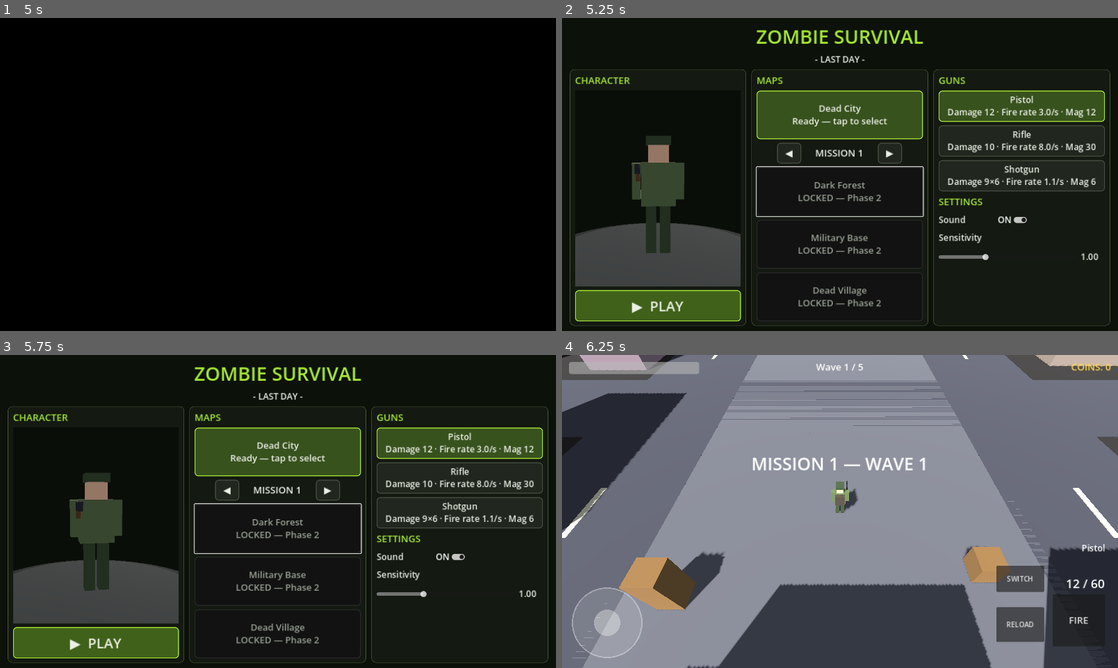
Above: before the commit, frames 1-4 (two rows, left to right).
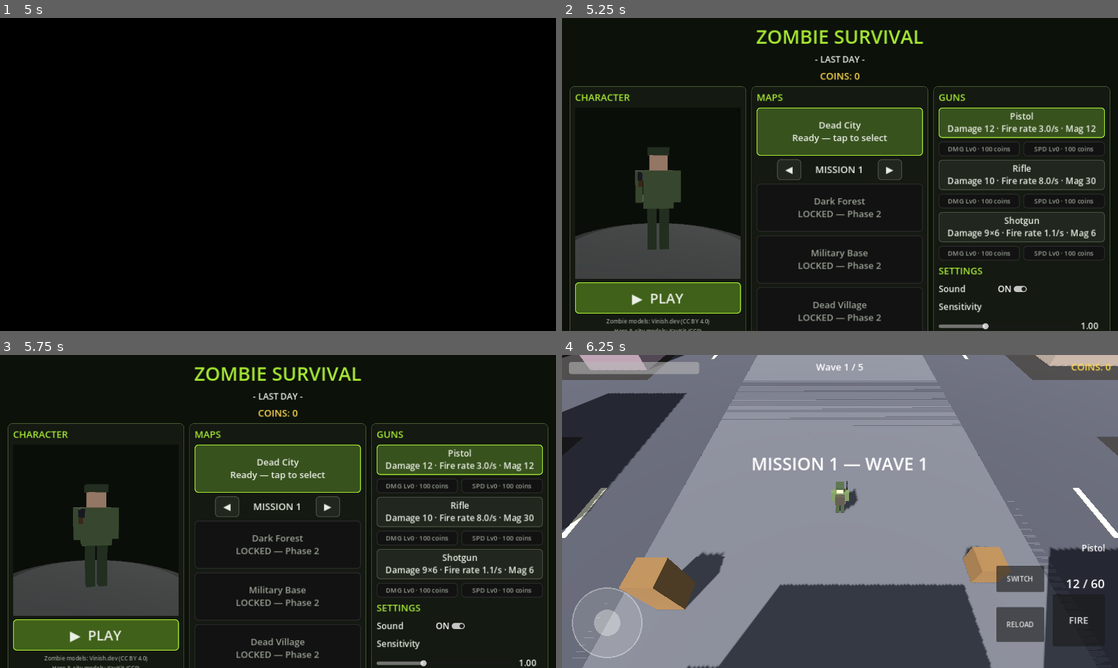
Above: after the commit, the same moments.

Repository: yousafj-dev/zombie-survival-game
Game: Godot game, scene res://scenes/title_screen.tscn
The game is run twice, just before and just after one commit, with the same random seed, the same clock (stepped at 60 frames per second) and the same inputs.
Inputs (mouse positions are in pixels of both pictures, inside the frame that each line leads up to):
- Up to frame 1 (5 s): move the mouse to (400, 158) at 0.52 s; hold D 0.53-1.25 s; hold R 0.53-1.25 s; click (400, 158) at 0.67 s; tap Space at 0.77, 2.75, 3.77, 4.25 s; drag from (166, 190) to (250, 237) at 1.27 s; tap Enter at 2, 3.5 s; move the mouse to (333, 105) at 2.02 s; hold D 2.03-2.75 s; hold R 2.03-2.75 s; drag from (250, 237) to (111, 127) at 2.77 s; move the mouse to (444, 221) at 3.52 s; hold A 3.53-4.25 s; hold R 3.53-4.25 s; drag from (111, 127) to (194, 96) at 4.27 s
- Up to frame 2 (5.25 s): tap Enter at 5 s; move the mouse to (867, 174) at 5.02 s; hold S from 5.03 s (still down); hold R from 5.03 s (still down); click (867, 174) at 5.17 s
- Up to frame 3 (5.75 s): keep holding S; keep holding R
- Up to frame 4 (6.25 s): release S at 5.75 s; release R at 5.75 s; click "▶ PLAY" at 5.75 s

Frame 1 is identical in both runs. In frame 2, 17% of the frame differs, in the area x 1-99%, y 16-100%; in frame 3, 17%; in frame 4, less than 0.1%.

Commit message:
Rebuild: scripts/main_menu.gd

Diff:
--- a/scripts/main_menu.gd
+++ b/scripts/main_menu.gd
@@ -35,7 +35,9 @@
 var _selected_mission: int = 1
 var _highest_mission: int = 1
 var _mission_label: Label
+var _coins_label: Label
 var _gun_buttons: Dictionary = {}
+var _upgrade_buttons: Dictionary = {}
 var _map_buttons: Dictionary = {}
 var _showcase: Node = null
 var _sound_check: CheckButton
@@ -79,6 +81,14 @@
 	subtitle.add_theme_font_size_override("font_size", 20)
 	subtitle.add_theme_color_override("font_color", COL_TEXT)
 	root.add_child(subtitle)
+
+	_coins_label = Label.new()
+	_coins_label.name = "CoinsLabel"
+	_coins_label.text = "COINS: 0"
+	_coins_label.horizontal_alignment = HORIZONTAL_ALIGNMENT_CENTER
+	_coins_label.add_theme_font_size_override("font_size", 22)
+	_coins_label.add_theme_color_override("font_color", Color(1.0, 0.85, 0.3))
+	root.add_child(_coins_label)
 
 	var columns := HBoxContainer.new()
 	columns.add_theme_constant_override("separation", 12)
@@ -173,6 +183,14 @@
 	play.add_theme_color_override("font_pressed_color", COL_TEXT)
 	play.pressed.connect(_on_play_pressed)
 	v.add_child(play)
+
+	var credits := Label.new()
+	credits.name = "CreditsLabel"
+	credits.text = "Zombie models: Vinish.dev (CC BY 4.0)\nHero & city models: KayKit (CC0)"
+	credits.horizontal_alignment = HORIZONTAL_ALIGNMENT_CENTER
+	credits.add_theme_font_size_override("font_size", 13)
+	credits.add_theme_color_override("font_color", COL_DIM)
+	v.add_child(credits)
 	return panel
 
 func _build_maps_column() -> PanelContainer:
@@ -251,21 +269,17 @@
 	var v := _column(panel)
 	v.add_child(_header("GUNS"))
 	for id in Weapons.ORDER:
-		var data := Weapons.get_weapon(id)
-		var dmg := str(int(data["damage"]))
-		if int(data["pellets"]) > 1:
-			dmg += "×" + str(int(data["pellets"]))
 		var b := Button.new()
 		b.name = "GunButton_" + id
 		b.toggle_mode = true
-		b.custom_minimum_size = Vector2(0, 72)
+		b.custom_minimum_size = Vector2(0, 64)
 		b.add_theme_font_size_override("font_size", 20)
-		b.text = "%s\nDamage %s · Fire rate %.1f/s · Mag %d" % [
-			str(data["name"]), dmg, float(data["fire_rate"]), int(data["magazine"])]
 		_style_card(b)
 		b.pressed.connect(_on_gun_pressed.bind(id))
 		_gun_buttons[id] = b
 		v.add_child(b)
+		v.add_child(_build_upgrade_row(id))
+	_refresh_gun_cards()
 
 	v.add_child(_header("SETTINGS"))
 
@@ -314,6 +328,72 @@
 	v.add_child(sens_row)
 	return panel
 
+# --- coins & upgrades ------------------------------------------------------
+
+func _build_upgrade_row(id: String) -> HBoxContainer:
+	var row := HBoxContainer.new()
+	row.name = "UpgradeRow_" + id
+	row.add_theme_constant_override("separation", 8)
+	for stat in ["damage", "fire_rate"]:
+		var b := Button.new()
+		b.name = "Upgrade_" + id + "_" + stat
+		b.custom_minimum_size = Vector2(0, 32)
+		b.size_flags_horizontal = Control.SIZE_EXPAND_FILL
+		b.add_theme_font_size_override("font_size", 15)
+		_style_card(b)
+		b.pressed.connect(_on_upgrade_pressed.bind(id, stat))
+		_upgrade_buttons[id + "_" + stat] = b
+		row.add_child(b)
+	return row
+
+func _refresh_coins() -> void:
+	if _coins_label != null:
+		_coins_label.text = "COINS: %d" % Wallet.get_coins()
+
+func _refresh_gun_cards() -> void:
+	for id in Weapons.ORDER:
+		if not _gun_buttons.has(id):
+			continue
+		var data := Weapons.get_upgraded(id)
+		var dmg := str(int(data["damage"]))
+		if int(data["pellets"]) > 1:
+			dmg += "×" + str(int(data["pellets"]))
+		(_gun_buttons[id] as Button).text = "%s\nDamage %s · Fire rate %.1f/s · Mag %d" % [
+			str(data["name"]), dmg, float(data["fire_rate"]), int(data["magazine"])]
+
+func _refresh_upgrade_buttons() -> void:
+	var coins := Wallet.get_coins()
+	for id in Weapons.ORDER:
+		for stat in ["damage", "fire_rate"]:
+			var key: String = id + "_" + stat
+			if not _upgrade_buttons.has(key):
+				continue
+			var b := _upgrade_buttons[key] as Button
+			var short := "DMG" if stat == "damage" else "SPD"
+			var level := Weapons.get_upgrade_level(id, stat)
+			if level >= Weapons.MAX_UPGRADE_LEVEL:
+				b.text = "%s MAX" % short
+				b.disabled = true
+			else:
+				var price := Weapons.upgrade_price(level)
+				b.text = "%s Lv%d · %d coins" % [short, level, price]
+				b.disabled = coins < price
+
+func _on_upgrade_pressed(id: String, stat: String) -> void:
+	var level := Weapons.get_upgrade_level(id, stat)
+	if level >= Weapons.MAX_UPGRADE_LEVEL:
+		return
+	# spend_coins checks the balance and deducts in one step — a failed
+	# or repeated tap can never charge twice or go negative.
+	if not Wallet.spend_coins(Weapons.upgrade_price(level)):
+		_click_player.play()
+		return
+	Weapons.set_upgrade_level(id, stat, level + 1)
+	_refresh_coins()
+	_refresh_gun_cards()
+	_refresh_upgrade_buttons()
+	_click_player.play()
+
 # --- selection -----------------------------------------------------------
 
 func _on_map_pressed(id: String) -> void:
@@ -366,6 +446,8 @@
 	cfg.save(SETTINGS_PATH)
 
 func _load_settings() -> void:
+	_refresh_coins()
+	_refresh_upgrade_buttons()
 	var cfg := ConfigFile.new()
 	if cfg.load(SETTINGS_PATH) != OK:
 		# First run ever: sound is ON by default — make the toggle say so.
